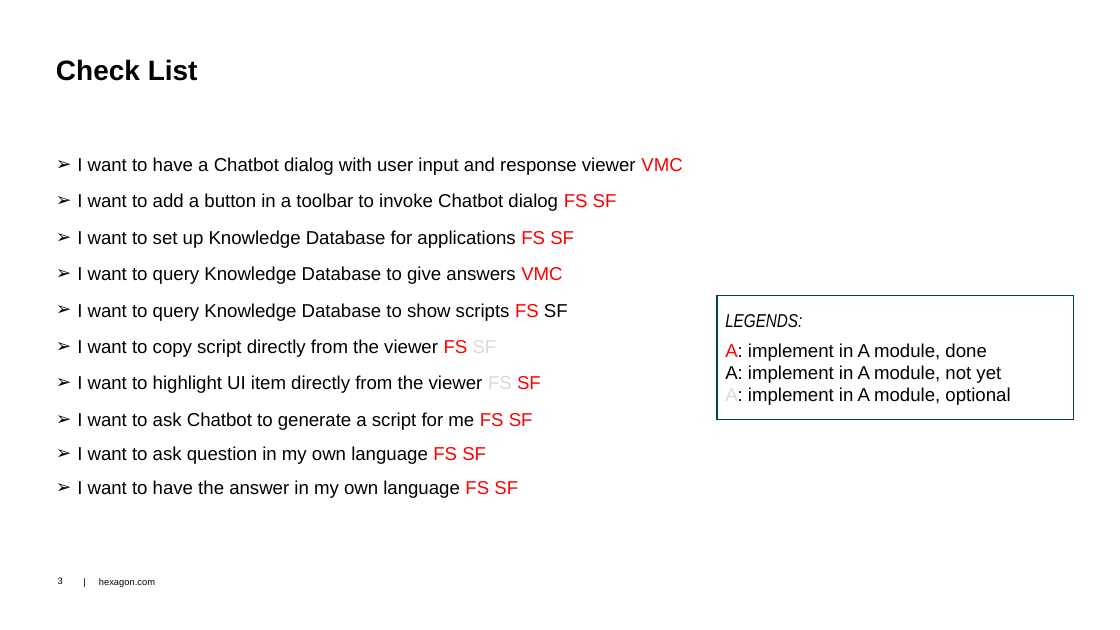
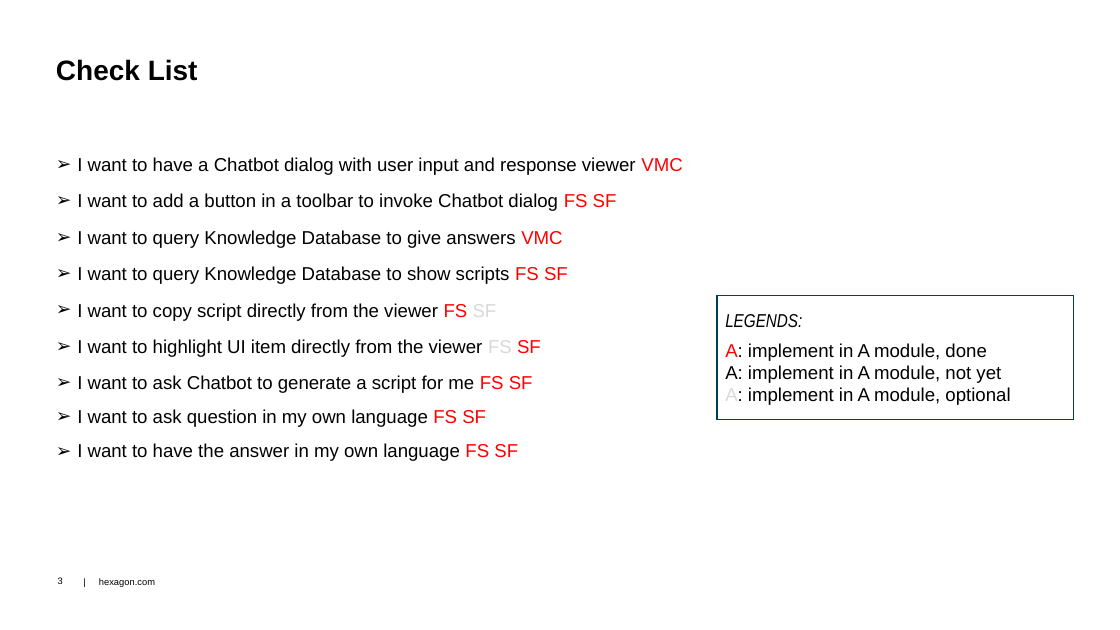
Before and after one commit to dongzgh/protos-vmccopilot, a slide deck: slide 3 of docs/VMC Hackathon 2024 - VMC.Chatbot - Demo.pptx. Drawn at 1120x630 pixels with LibreOffice and Linux fonts; fonts in the diff are those of the drawing; background and template pictures are left out. Boxes give left, top, right and bottom in pixels: in the first picture for what was removed or moved away, otherwise in the second. Text is boxed around its words. In the diff, an @@ line names an element or a change of style, - is before the commit and + after.

```diff
--- a/docs/VMC Hackathon 2024 - VMC.Chatbot - Demo.pptx
+++ b/docs/VMC Hackathon 2024 - VMC.Chatbot - Demo.pptx
@@ text at bbox=[77, 230, 574, 248]: paragraph removed @@
-➢ I want to set up Knowledge Database for applications FS SF
@@ text at bbox=[77, 266, 568, 284]: text colour #000000 to #FF0000 in "SF" @@
```
Also in this commit, not shown: 3 other slides changed, 2 slides added, 1 slide removed.
